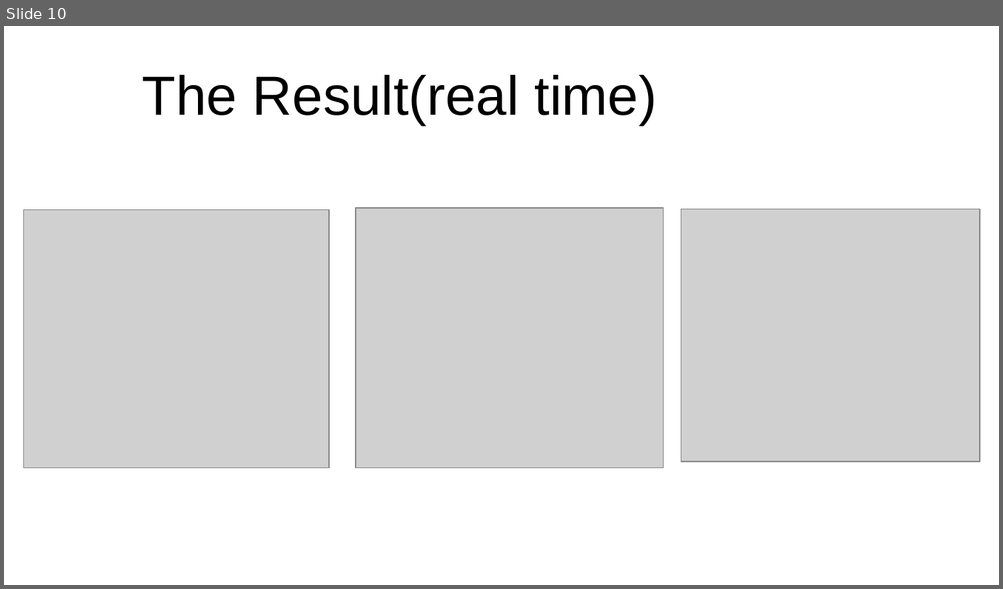
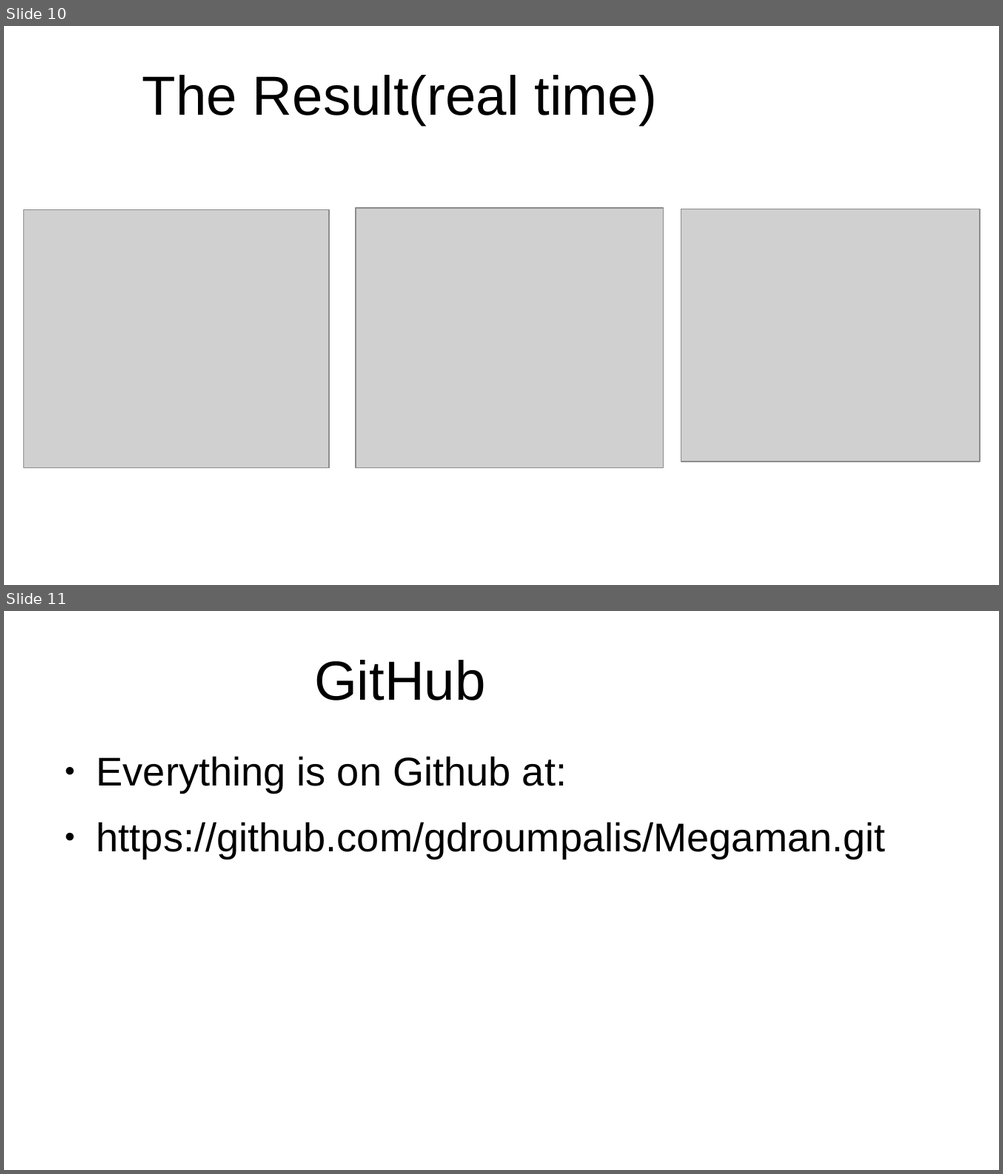
Before and after one commit to gdroumpalis/Megaman, a slide deck: Documents/FirstPresentation.pptx. Shown one above the other, each under a label of ours: slide 10 before the commit, slides 10 and 11 after it. The pictures are 1003x589 and 1003x1174 pixels, drawn with LibreOffice and Linux fonts; fonts in the diff are those of the drawing; grey boxes stand for pictures; background and template pictures are left out. Boxes give left, top, right and bottom in pixels: in the first picture for what was removed or moved away, otherwise in the second. Text is boxed around its words. In the diff, an @@ line names an element or a change of style, - is before the commit and + after.

Commit message:
Modified ppt

```diff
--- a/Documents/FirstPresentation.pptx
+++ b/Documents/FirstPresentation.pptx
@@ slide 11 added at box(4, 611, 999, 1170), background #FFFFFF @@
@@ text added at box(314, 660, 486, 701), 44 pt, text #000000 @@
+GitHub
@@ text added at box(96, 756, 885, 859), 32 pt, text #000000 @@
+● Everything is on Github at:
+● https://github.com/gdroumpalis/Megaman.git
```
Also in this commit, not shown: 1 other file.
